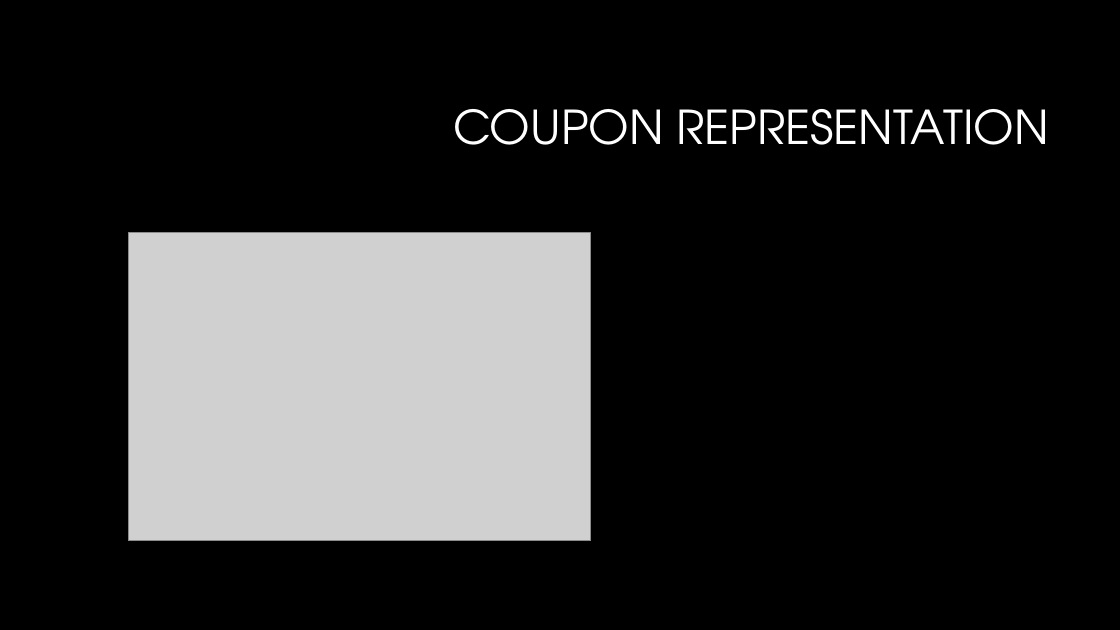
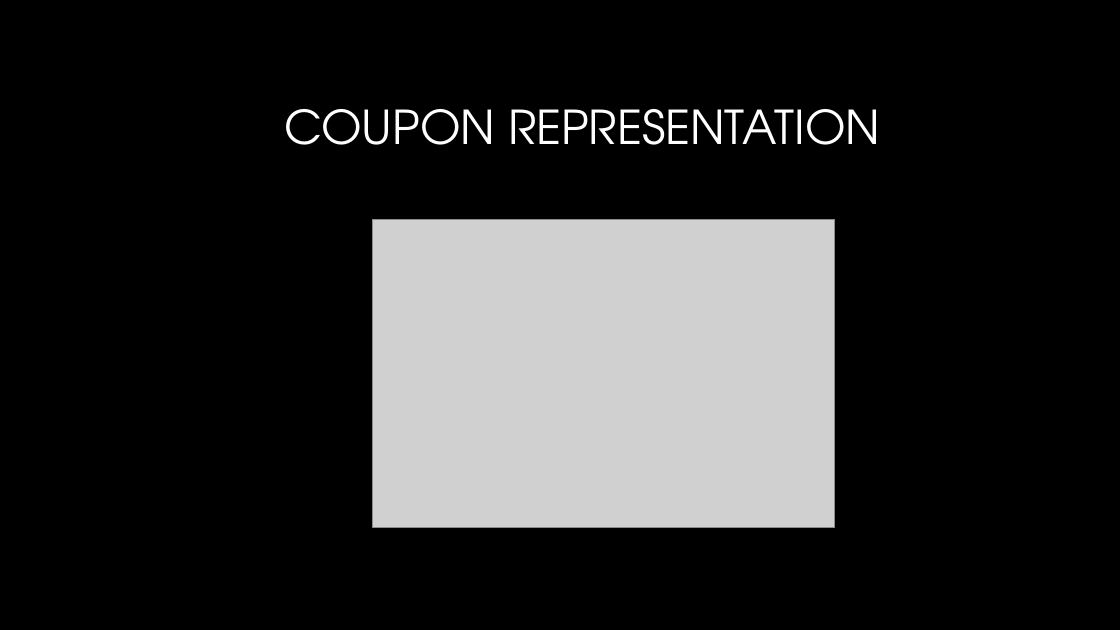
Before and after one commit to srknzl/CouponMonsterAndroid, a slide deck: slide 12 of Coupon Monster.pptx. Drawn at 1120x630 pixels with LibreOffice and Linux fonts; fonts in the diff are those of the drawing; grey boxes stand for pictures; background and template pictures are left out. Boxes give left, top, right and bottom in pixels: in the first picture for what was removed or moved away, otherwise in the second. Text is boxed around its words. In the diff, an @@ line names an element or a change of style, - is before the commit and + after.

```diff
--- a/Coupon Monster.pptx
+++ b/Coupon Monster.pptx
@@ title "COUPON REPRESENTATION": place and size @@
-title "COUPON REPRESENTATION" at <box>453,109,1049,145</box>
+title "COUPON REPRESENTATION" at <box>285,109,880,145</box>
@@ title "COUPON REPRESENTATION" at <box>285,109,880,145</box>: alignment right to centre @@
@@ picture: place and size @@
-picture at <box>129,233,591,541</box>
+picture at <box>373,219,835,528</box>
```
Also in this commit, not shown: 5 other slides changed.
